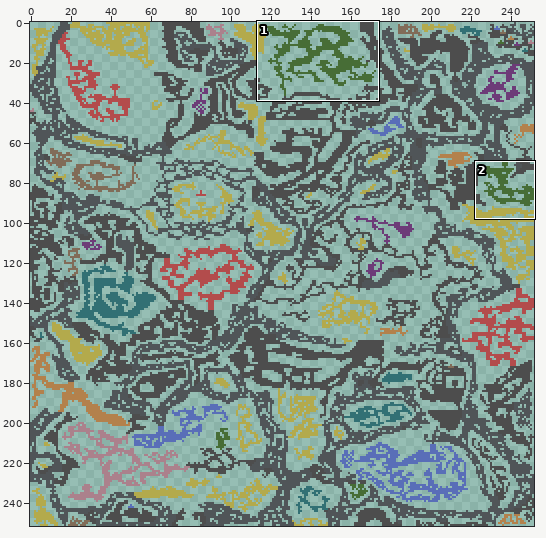
One commit to this sprite sheet: maps/tbd_zones_g.png. Above, an overview of the earlier version with the close-up marked.
Close-up. Earlier state:
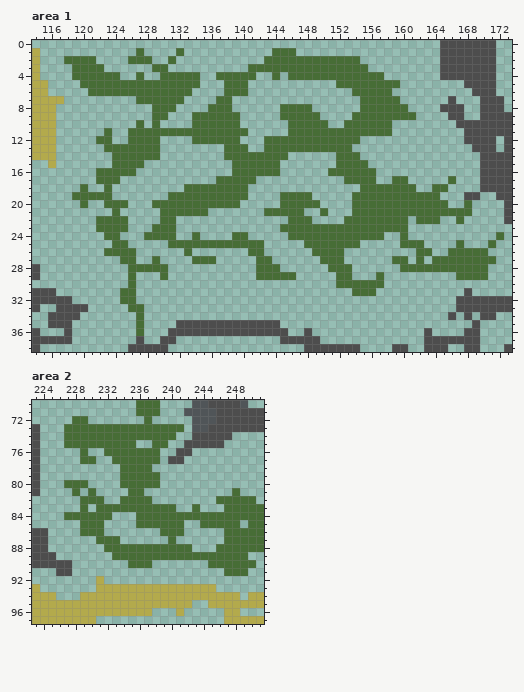
The file is 252x252 pixels. Shown: area 1: x 114..173, y 0..38; area 2: x 223..251, y 70..97.
After:
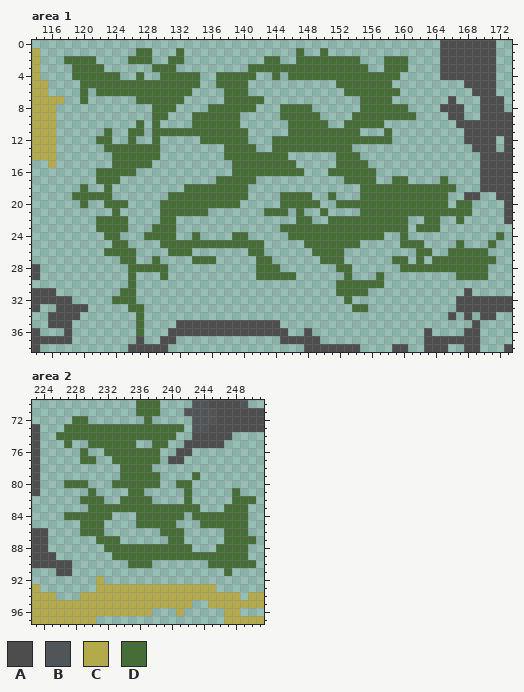
Palette (. is transparent): A #4d4d4d  B #505558  C #b3aa4c  D #476d36
What changed:
Area 1:
Colour D now appears in row 1 at x 128, 147 and 150; in row 2 at x 132 and 158 to 160; in row 3 at x 131 and 158 to 160; in row 4 at x 158 to 159; in row 5 at x 137; in row 6 at x 120, 153 and 159.
Colour D now appears in row 7 at x 120 and 139 to 142; in row 8 at x 139 to 141; in row 12 at x 140 and 155 to 158; in row 13 at x 141; in row 15 at x 128 and 145 to 146; in row 16 at x 145 to 147.
Colour D now appears in row 17 at x 165; in row 18 at x 162 to 163 and 166; in row 19 at x 151 and 165; in row 20 at x 152 to 153 and 167; in row 22 at x 151 to 152; in row 23 at x 162 to 164.
Colour D now appears in row 25 at x 130; in row 26 at x 131 to 132; in row 31 at x 152 to 153; in row 32 at x 124 and 153; in row 33 at x 154 to 155.
The author cleared colour D in row 1 at x 144 to 146; in row 2 at x 145 to 146; in row 5 at x 159; in row 6 at x 121; in row 7 at x 137 and 159; in row 10 at x 158.
The author cleared colour D in row 11 at x 128 and 155 to 157; in row 12 at x 127 to 128, 134 and 143; in row 13 at x 143; in row 17 at x 166; in row 19 at x 154; in row 20 at x 129.
The author cleared colour D in row 21 at x 146 and 154; in row 22 at x 146 and 162; in row 28 at x 151; in row 29 at x 152; in row 31 at x 156.
Area 2:
Colour D now appears in row 74 at x 226; in row 79 at x 243; in row 80 at x 233 and 241 to 242; in rows 81 to 82 at x 242; in row 83 at x 230 and 241 to 242; in row 85 at x 249.
Colour D now appears in row 87 at x 241.
The author cleared colour D in row 75 at x 228 to 229; in row 81 at x 228; in row 82 at x 246 to 247; in row 83 at x 229 and 250 to 251; in row 84 at x 242 and 250 to 251; in row 85 at x 241 and 250 to 251.
The author cleared colour D in row 86 at x 250 to 251; in row 87 at x 251; in row 88 at x 250 to 251; in row 91 at x 248 to 249.
